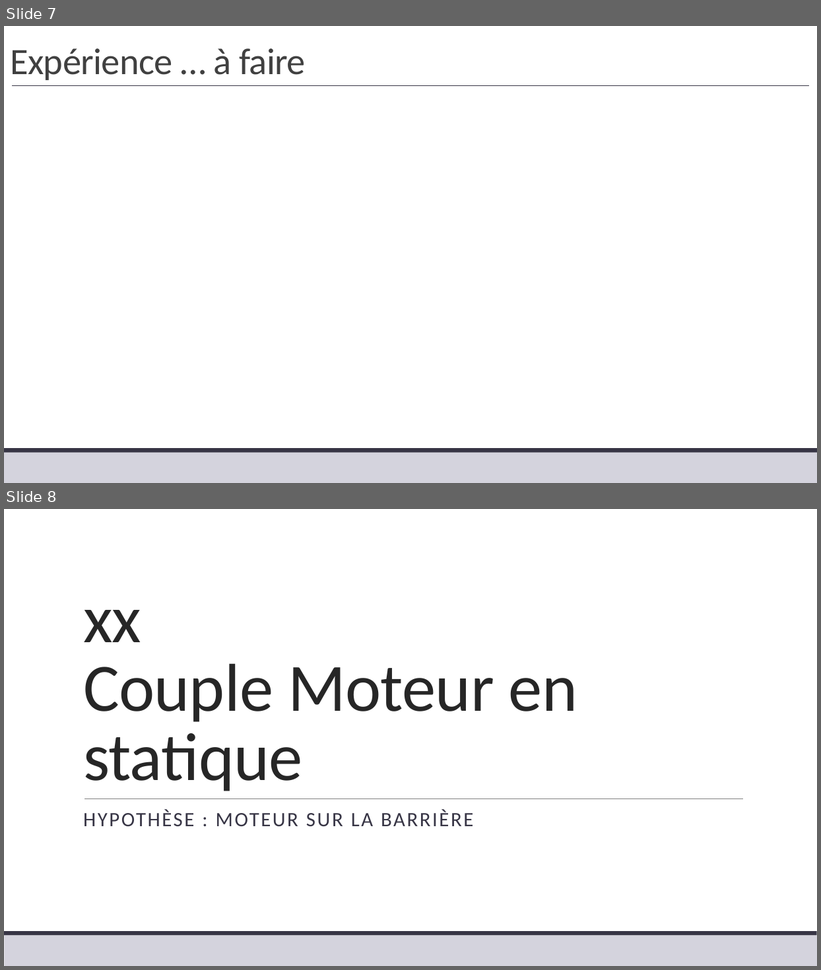
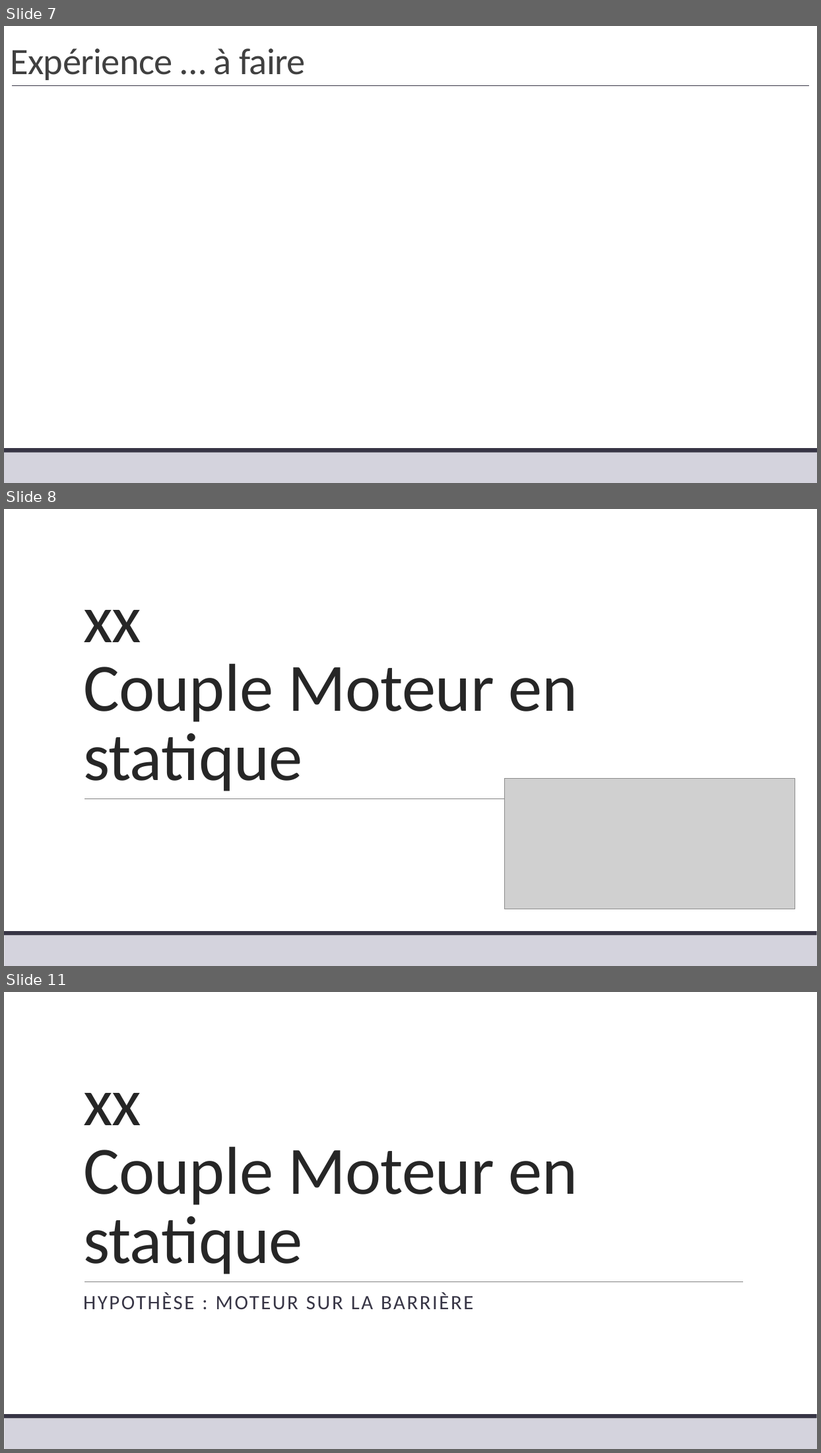
Before and after one commit to xpessoles/TP_Corriges, a slide deck: 19_Sympact/19_Sympact_Corrige.pptx. Shown one above the other, each under a label of ours: slides 7 and 8 before the commit, slides 7, 8 and 11 after it; the slides between them are not shown. The pictures are 821x970 and 821x1453 pixels, drawn with LibreOffice and Linux fonts; fonts in the diff are those of the drawing; grey boxes stand for pictures. Boxes give left, top, right and bottom in pixels: in the first picture for what was removed or moved away, otherwise in the second. Text is boxed around its words. In the diff, an @@ line names an element or a change of style, - is before the commit and + after.

```diff
--- a/19_Sympact/19_Sympact_Corrige.pptx
+++ b/19_Sympact/19_Sympact_Corrige.pptx
@@ slide 8 added at [4,509,817,966], background #FFFFFF; not listed: 3 template elements that a slide beside it also shows @@
@@ title added at [83,610,578,791], 80 pt, text #262626 @@
+xx
+Couple Moteur en statique
@@ picture added at [505,779,795,909] @@
@@ what was slide 8 is now slide 11 @@
```
Also in this commit, not shown: 3 other slides added.
